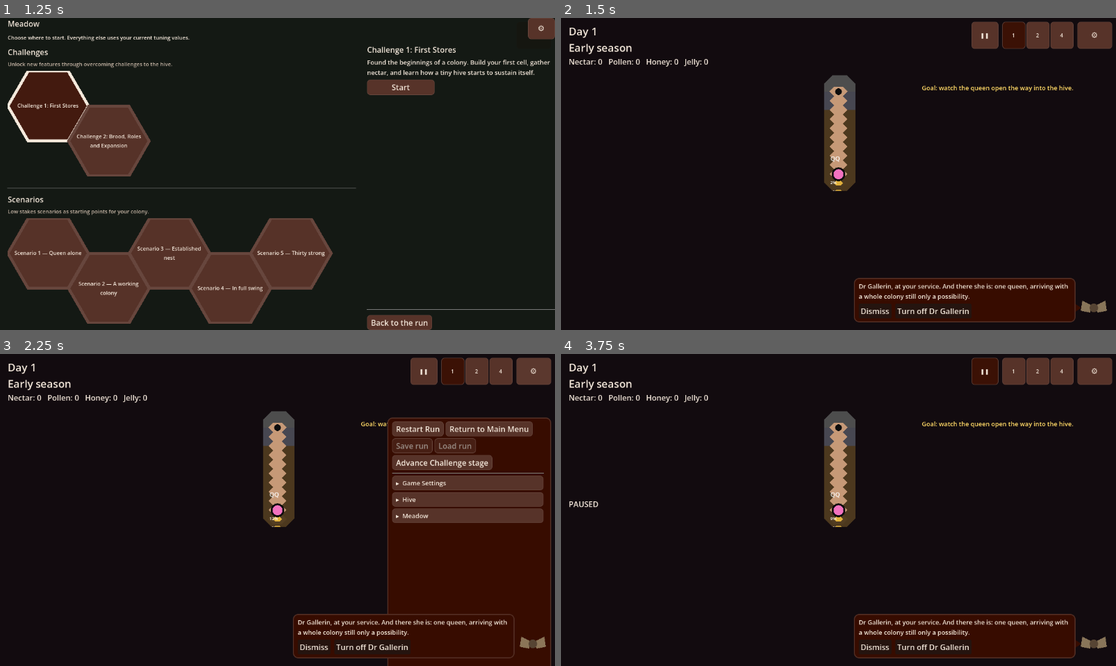
Above: before the commit, frames 1-4 (two rows, left to right).
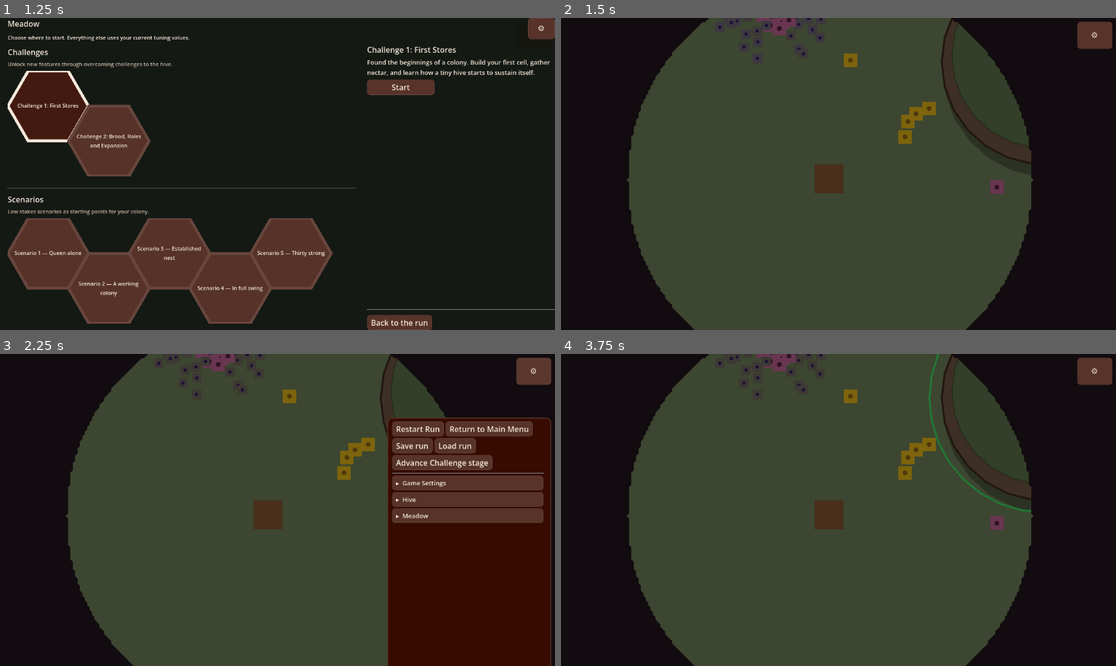
Above: after the commit, the same moments.

Repository: wonderburg7/meadow
Game: Godot game, scene res://scenes/Main.tscn
Same seed, same stepped clock (60 frames per second), same inputs: the game is played once before the commit and once after it.
Inputs (mouse positions are in pixels of both pictures, inside the frame that each line leads up to):
- Up to frame 1 (1.25 s): click (49, 105) at 0.52 s
- Up to frame 2 (1.5 s): click "Start" at 1.25 s
- Up to frame 3 (2.25 s): click "⚙" at 2 s
- Up to frame 4 (3.75 s): click "Restart Run" at 2.75 s; click (982, 372) at 3.5 s, where only the run before the commit has a clickable "❚❚"

Frame 1 is identical in both runs. In frame 2, 68% of the frame differs, in the area x 1-99%, y 0-100%; in frame 3, 56%; in frame 4, 68%.
Error after the commit: Parse Error: Cannot infer the type of "waiting_for_instruction" variable because the value doesn't have a set type. (res://scripts/hud.gd:2403)

Commit message:
C1-15: queen's "Now:" line says waiting-for-instruction, not narration
A stage waiting for the player used to show task_description()'s
untaught-but-technically-permitted vocabulary ("Now: looking for brood
work..."). Adds a per-stage instruction string, a challenge_runner.gd
reader for it, and a hud.gd branch that renders "Now: waiting for
instruction -- <instruction>" whenever a Challenge is running, the
selected bee is the queen, and she has no task of her own.

Co-Authored-By: Claude Sonnet 5 <noreply@anthropic.com>

Diff:
--- a/scripts/challenge_runner.gd
+++ b/scripts/challenge_runner.gd
@@ -126,6 +126,13 @@
 
 func _stages() -> Array:
 	return Stages.STAGES_2 if Session.starting_level == 2 else Stages.STAGES_1
+
+## Read by hud.gd's "waiting for instruction" line -- what the player should
+## do at the current stage, or "" outside a Challenge or if unset.
+func current_stage_instruction() -> String:
+	if not active or _stage_index >= _stages().size():
+		return ""
+	return str(_stages()[_stage_index].get("instruction", ""))
 
 func start() -> void:
 	active = true
--- a/scripts/challenge_stages.gd
+++ b/scripts/challenge_stages.gd
@@ -80,6 +80,7 @@
 const STAGES_1 := [
 	{
 		"id": "1.1", "goal": "entrance_tunnel_cleared", "unlocked_keys": [],
+		"instruction": "",
 		"goal_text": "Goal: watch the queen open the way into the hive.",
 		"prompts": [
 			{"id": "1.1_welcome", "trigger": "welcome", "delay": 0.0, "text": "Dr Gallerin, at your service. And there she is: one queen, arriving with a whole colony still only a possibility."},
@@ -89,6 +90,7 @@
 	{
 		"id": "1.2", "goal": "queen_reached_cavity",
 		"unlocked_keys": [{"key": "queen_commands", "trigger": "event"}],
+		"instruction": "right-click the marked cavity to send her in",
 		"goal_text": "Goal: guide the queen into the newly opened cavity.",
 		"prompts": [
 			{"id": "1.2_welcome", "trigger": "welcome", "delay": 0.0, "text": "The cavity is open. Pan with the arrow keys or by dragging with the middle mouse button, then guide her inside."},
@@ -97,6 +99,7 @@
 	},
 	{
 		"id": "1.3", "goal": "queen_selected", "unlocked_keys": [{"key": "queen_commands", "trigger": "event"}],
+		"instruction": "left-click the queen to select her",
 		"goal_text": "Goal: select the queen.",
 		"prompts": [
 			{"id": "1.3_welcome", "trigger": "welcome", "delay": 0.0, "text": "Select her for a closer look. Queens are not merely larger bees; this colony's entire future begins with this one."},
@@ -105,6 +108,7 @@
 	},
 	{
 		"id": "1.4", "goal": "hive_points_visited", "unlocked_keys": [{"key": "queen_commands", "trigger": "event"}],
+		"instruction": "right-click each marked place in the cavity",
 		"goal_text": "Goal: inspect the three marked places in the cavity.",
 		"prompts": [
 			{"id": "1.4_welcome", "trigger": "welcome", "delay": 0.0, "text": "Before furnishing the place, let us inspect it. A hive is architecture, climate, nursery and pantry all at once."},
@@ -113,6 +117,7 @@
 	},
 	{
 		"id": "1.5", "goal": "first_cell_built", "unlocked_keys": [{"key": "queen_commands", "trigger": "event"}],
+		"instruction": "use Build cell, then click the marked centre",
 		"goal_text": "Goal: build the colony's first comb cell.",
 		"prompts": [
 			{"id": "1.5_welcome", "trigger": "welcome", "delay": 0.0, "text": "Now for architecture. One wax cell is enough to turn empty space into the beginning of a working hive."},
@@ -127,6 +132,7 @@
 		# challenge_runner.gd::_enter_stage into bee.gd::player_driven, which
 		# bee_foraging.gd::autonomous_state() is the one place that acts on.
 		"player_driven": true,
+		"instruction": "right-click the marked doorway to send her outside",
 		"goal_text": "Goal: send the queen out to the meadow.",
 		"prompts": [
 			{"id": "1.6_welcome", "trigger": "welcome", "delay": 0.0, "text": "A beautiful cell, and presently an empty one. The meadow can remedy that. Send the queen through the entrance."},
@@ -136,6 +142,7 @@
 	{
 		"id": "1.7", "goal": "meadow_points_visited", "unlocked_keys": [{"key": "queen_commands", "trigger": "event"}, {"key": "meadow_view", "trigger": "interaction"}],
 		"player_driven": true,
+		"instruction": "right-click each marked place in the meadow",
 		"goal_text": "Goal: explore the three marked places in the meadow.",
 		"prompts": [
 			{"id": "1.7_welcome", "trigger": "welcome", "delay": 0.0, "text": "Flowers, distance, weather, other wings -- the meadow is the colony's wider world. Let us take a short tour."},
@@ -145,6 +152,7 @@
 	{
 		"id": "1.8", "goal": "first_flower_collected", "unlocked_keys": [{"key": "queen_commands", "trigger": "event"}, {"key": "meadow_view", "trigger": "interaction"}],
 		"player_driven": true,
+		"instruction": "right-click a flower to gather from it",
 		"goal_text": "Goal: gather from a flower.",
 		"prompts": [
 			{"id": "1.8_welcome", "trigger": "welcome", "delay": 0.0, "text": "There: a flower with nectar to spare. Right-click it and the queen will gather what she can carry."},
@@ -154,6 +162,7 @@
 	{
 		"id": "1.9", "goal": "second_flower_collected", "unlocked_keys": [{"key": "queen_commands", "trigger": "event"}, {"key": "meadow_view", "trigger": "interaction"}],
 		"player_driven": true,
+		"instruction": "right-click another flower to gather from it",
 		"goal_text": "Goal: gather from another flower.",
 		"prompts": [
 			{"id": "1.9_welcome", "trigger": "welcome", "delay": 0.0, "text": "One flower is a meal; a landscape of them is a supply network. Try another."},
@@ -163,6 +172,7 @@
 	{
 		"id": "1.10", "goal": "harvest_deposited", "unlocked_keys": [{"key": "queen_commands", "trigger": "event"}, {"key": "meadow_view", "trigger": "interaction"}],
 		"player_driven": true,
+		"instruction": "right-click the hive, then right-click the wax cell",
 		"goal_text": "Goal: return to the hive and deposit the harvest.",
 		"prompts": [
 			{"id": "1.10_welcome", "trigger": "welcome", "delay": 0.0, "text": "A full stomach is useful; a filled store is a colony. Bring her home, then choose the wax cell that receives the harvest."},
@@ -171,6 +181,7 @@
 	},
 	{
 		"id": "1.11", "goal": "nectar_target", "unlocked_keys": [{"key": "queen_commands", "trigger": "event"}, {"key": "meadow_view", "trigger": "interaction"}, "forager", "nectar"],
+		"instruction": "give her the Forager role with nectar focus",
 		"goal_text": "Goal: automate nectar gathering.",
 		"on_enter": ["lock_flower_target:queen"],
 		"on_exit": ["camera_follow_off", "speed_multiplier:1.0", "unlock_flower_target:queen", "freeze_bee:queen"],
@@ -182,6 +193,7 @@
 	},
 	{
 		"id": "1.12", "goal": "second_cell_built", "unlocked_keys": [{"key": "queen_commands", "trigger": "event"}, {"key": "meadow_view", "trigger": "interaction"}, "forager", "nectar"],
+		"instruction": "use Build cell to place a second cell",
 		"goal_text": "Goal: build a second comb cell.",
 		"prompts": [
 			{"id": "1.12_welcome", "trigger": "welcome", "delay": 0.0, "text": "Stores need space. Add another cell by hand; bees are tiny logistics departments with wings, but even they need shelving."},
@@ -190,6 +202,7 @@
 	},
 	{
 		"id": "1.13", "goal": "pollen_target", "unlocked_keys": [{"key": "queen_commands", "trigger": "event"}, {"key": "meadow_view", "trigger": "interaction"}, "forager", "nectar", "pollen"],
+		"instruction": "switch her focus to pollen",
 		"goal_text": "Goal: automate pollen gathering.",
 		"on_exit": ["camera_follow_off", "speed_multiplier:1.0", "freeze_bee:queen"],
 		"prompts": [
@@ -199,6 +212,7 @@
 	},
 	{
 		"id": "1.14", "goal": "third_cell_built", "unlocked_keys": [{"key": "queen_commands", "trigger": "event"}, {"key": "meadow_view", "trigger": "interaction"}, "forager", "nectar", "pollen"],
+		"instruction": "use Build cell to place a third cell",
 		"goal_text": "Goal: build a third cell for the colony's next generation.",
 		"prompts": [
 			{"id": "1.14_welcome", "trigger": "welcome", "delay": 0.0, "text": "Here is pollen's deeper purpose: making more bees. Build a third cell, and we can turn provisions into a future."},
--- a/scripts/hud.gd
+++ b/scripts/hud.gd
@@ -204,6 +204,11 @@
 ## Fixed gap between the top-right bar's second row and the goal shelf
 ## below it, once the shelf's offset is derived rather than hardcoded.
 const GOAL_SHELF_GAP := 12.0
+
+## Set by main.gd right after construction, matching the other systems'
+## back-reference -- only used to read main.challenge_runner's state for
+## the selected-bee activity line.
+var main: Node2D
 
 ## The top-left corner. Every readout lives in the colony window now;
 ## this shows only the ones the player has starred there, in a fixed
@@ -2393,16 +2398,31 @@
 			b.carrying_text(),
 		]
 
-		var activity := "Now: %s" % b.task_description()
-		# If it isn't doing anything, say why. A bee standing still looks
-		# identical whatever the reason, and "nothing is happening and I
-		# can't tell why" is the worst state to leave a player in.
-		var stuck: String = b.idle_reason()
-		if stuck != "":
-			activity += "\n%s" % stuck
-			activity_label.add_theme_color_override("font_color", UiTheme.color("warning"))
+		var challenge_runner = main.challenge_runner if main != null else null
+		var waiting_for_instruction := (
+			challenge_runner != null and challenge_runner.active
+			and b.is_queen
+			and (b.state == Bee.State.IDLING or b.state == Bee.State.NURSE_IDLE or b.player_driven)
+		)
+		var activity: String
+		var stuck: String = ""
+		if waiting_for_instruction:
+			var instruction: String = challenge_runner.current_stage_instruction()
+			activity = "Now: waiting for instruction"
+			if instruction != "":
+				activity += " -- %s" % instruction
+			activity_label.add_theme_color_override("font_color", UiTheme.readable_accent(UiTheme.color("accent_nectar")))
 		else:
-			activity_label.add_theme_color_override("font_color", UiTheme.readable_accent(UiTheme.color("accent_nectar")))
+			activity = "Now: %s" % b.task_description()
+			# If it isn't doing anything, say why. A bee standing still looks
+			# identical whatever the reason, and "nothing is happening and I
+			# can't tell why" is the worst state to leave a player in.
+			stuck = b.idle_reason()
+			if stuck != "":
+				activity += "\n%s" % stuck
+				activity_label.add_theme_color_override("font_color", UiTheme.color("warning"))
+			else:
+				activity_label.add_theme_color_override("font_color", UiTheme.readable_accent(UiTheme.color("accent_nectar")))
 		if GameConfig.floral_constancy_on and b.role == Bee.Role.FORAGER and b.preferred_species != "":
 			activity += "\nPreferred flower: %s" % b.preferred_species
 		# the queen's pollen store is the thing that gates egg-laying,
--- a/scripts/main.gd
+++ b/scripts/main.gd
@@ -459,6 +459,7 @@
 	add_child(selection_layer)
 
 	hud = Hud.new()
+	hud.main = self
 	hud.role_requested.connect(orders_zones._on_role_requested)
 	hud.view_toggle_requested.connect(camera_view._toggle_view)
 	hud.colony_panel_requested.connect(func(): year_winter._toggle_panel(colony_panel))
Not shown, changed: FUNCTION_MAP.md
